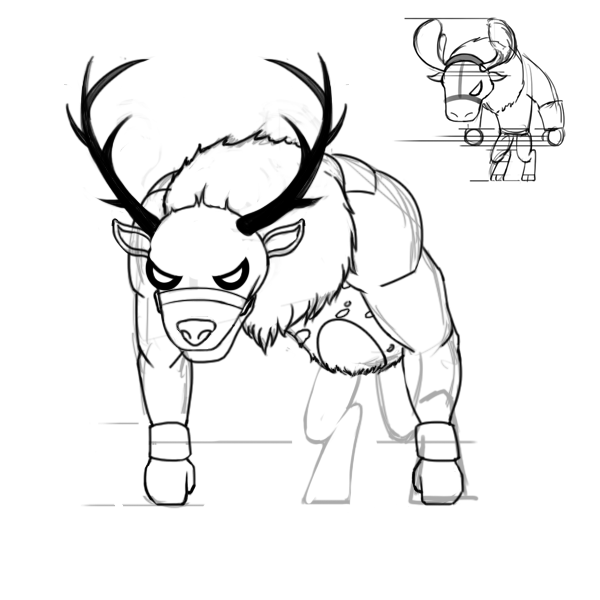
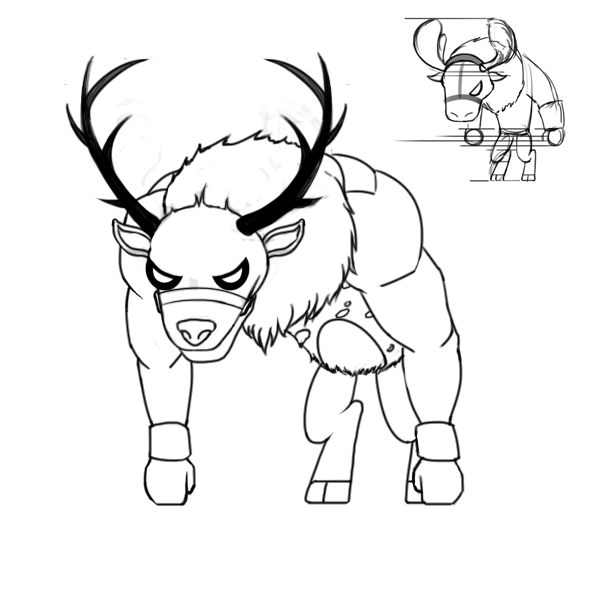
Layer changes from the first 600 x 600 image to the second:
painted on "Layer 9" over <box>117,173,425,507</box>
hid "Layer 5", painted on it over <box>81,120,479,509</box>
